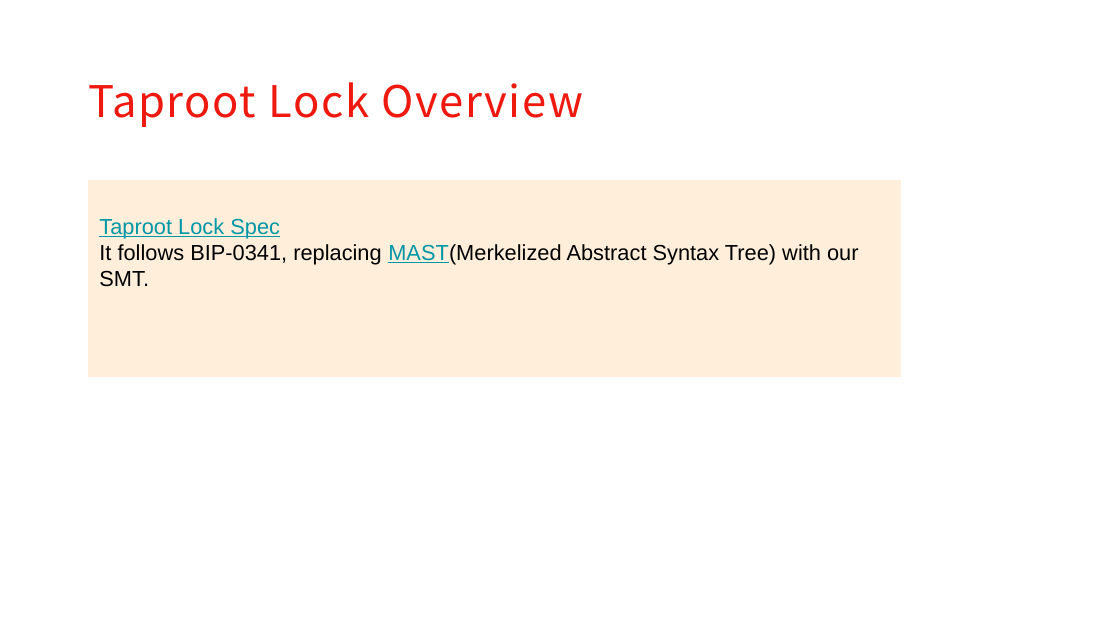
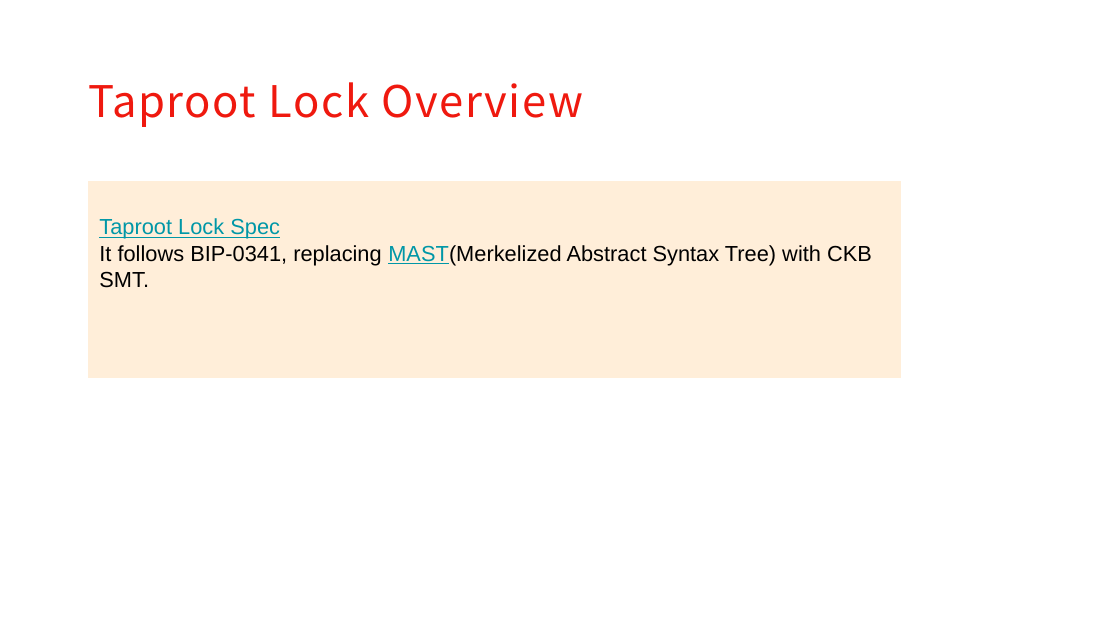
Before and after one commit to XuJiandong/docs-bank, a slide deck: slide 11 of presentation.pptx. Drawn at 1120x630 pixels with LibreOffice and Linux fonts; fonts in the diff are those of the drawing; background and template pictures are left out. Boxes give left, top, right and bottom in pixels: in the first picture for what was removed or moved away, otherwise in the second. Text is boxed around its words. In the diff, an @@ line names an element or a change of style, - is before the commit and + after.

```diff
--- a/presentation.pptx
+++ b/presentation.pptx
@@ text in rectangle at (x1=99, y1=245, x2=872, y2=288): text changed @@
-It follows BIP-0341, replacing MAST(Merkelized Abstract Syntax Tree) with our SMT.
+It follows BIP-0341, replacing MAST(Merkelized Abstract Syntax Tree) with CKB SMT.
```
Also in this commit, not shown: 7 other slides changed, 5 slides added.
